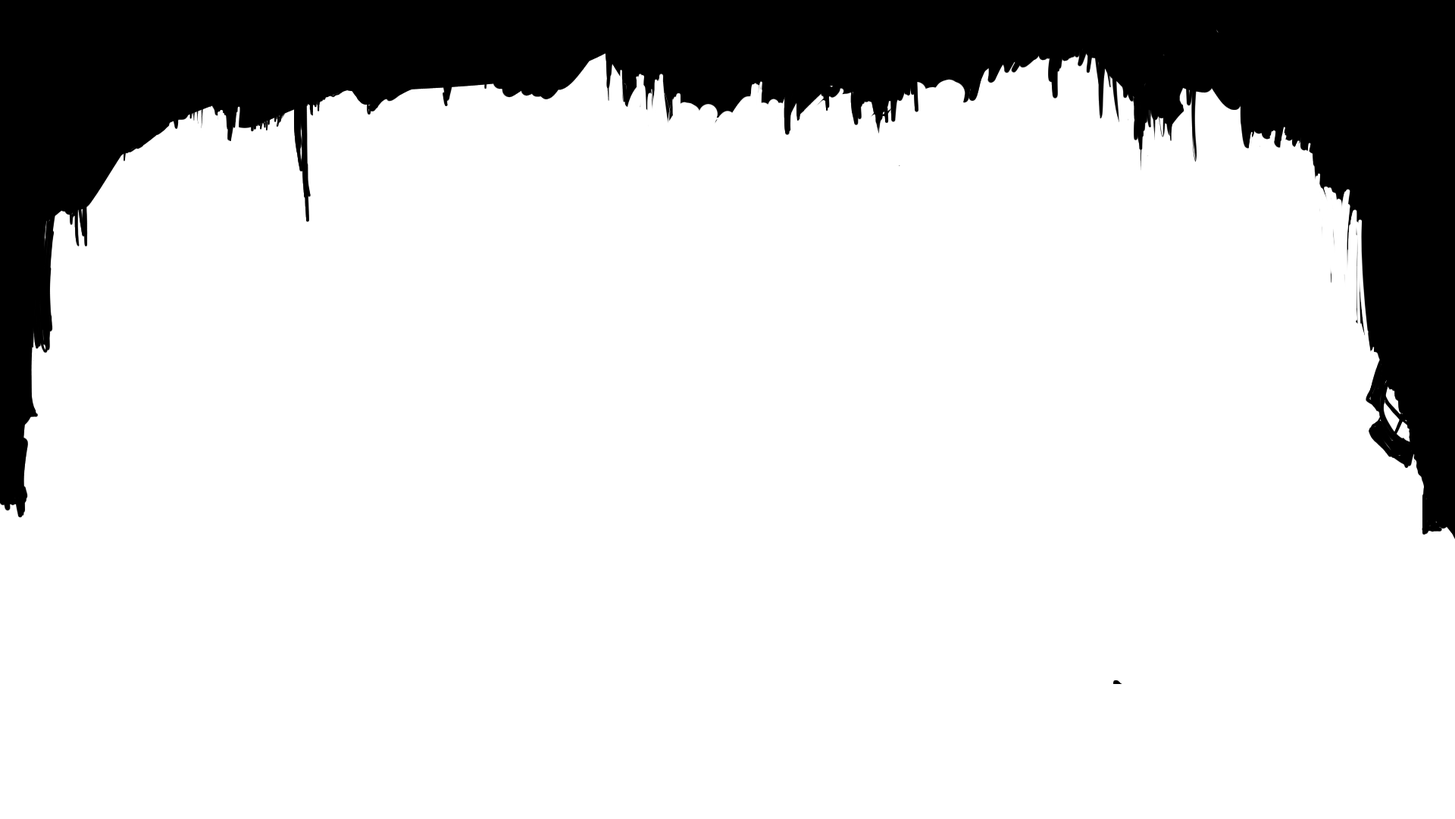
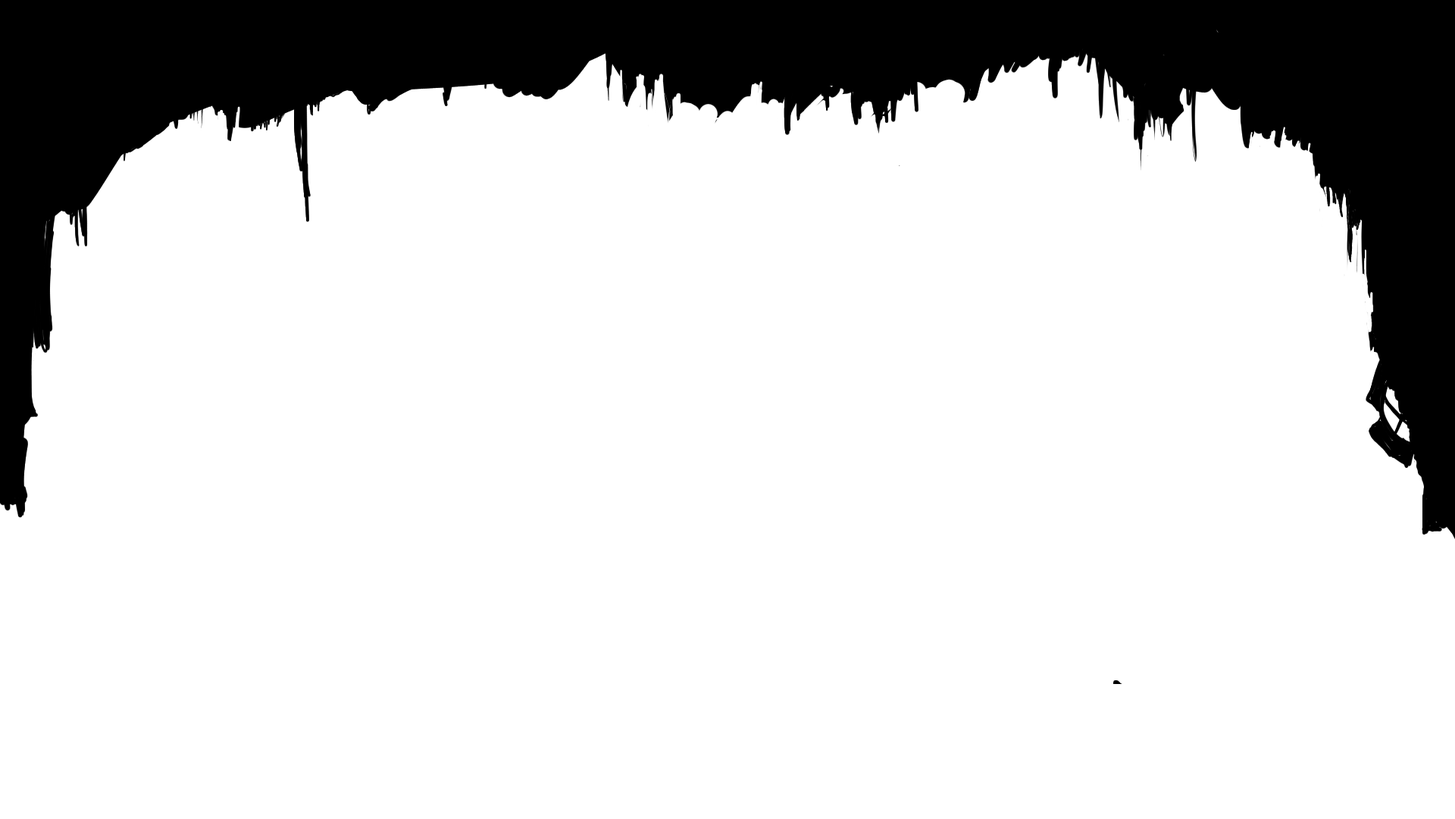
Layers edited between the first and the second (1455, 819) image:
painted on "Paint Layer 1" over bbox(1321, 186, 1377, 348)
